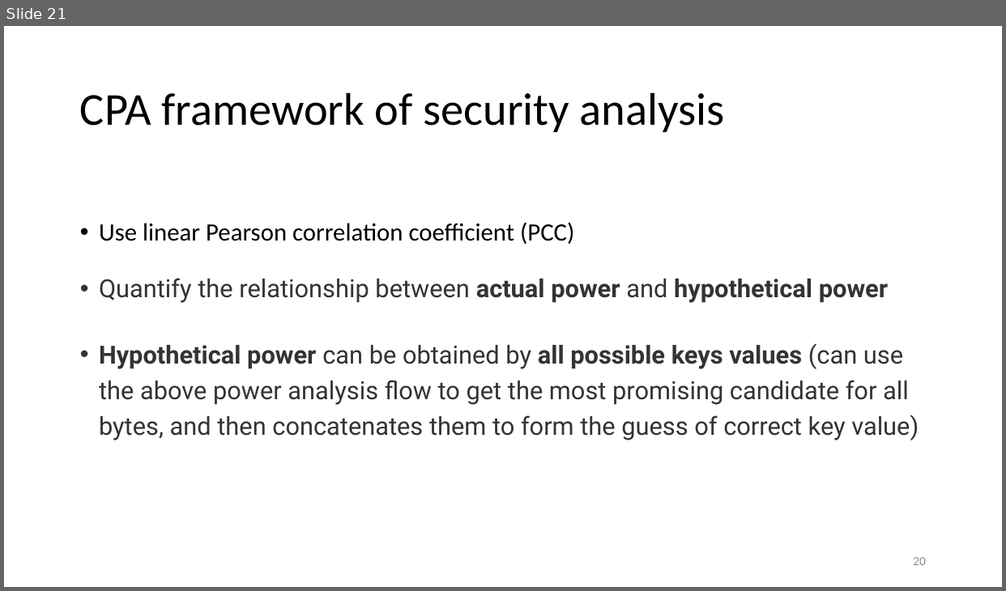
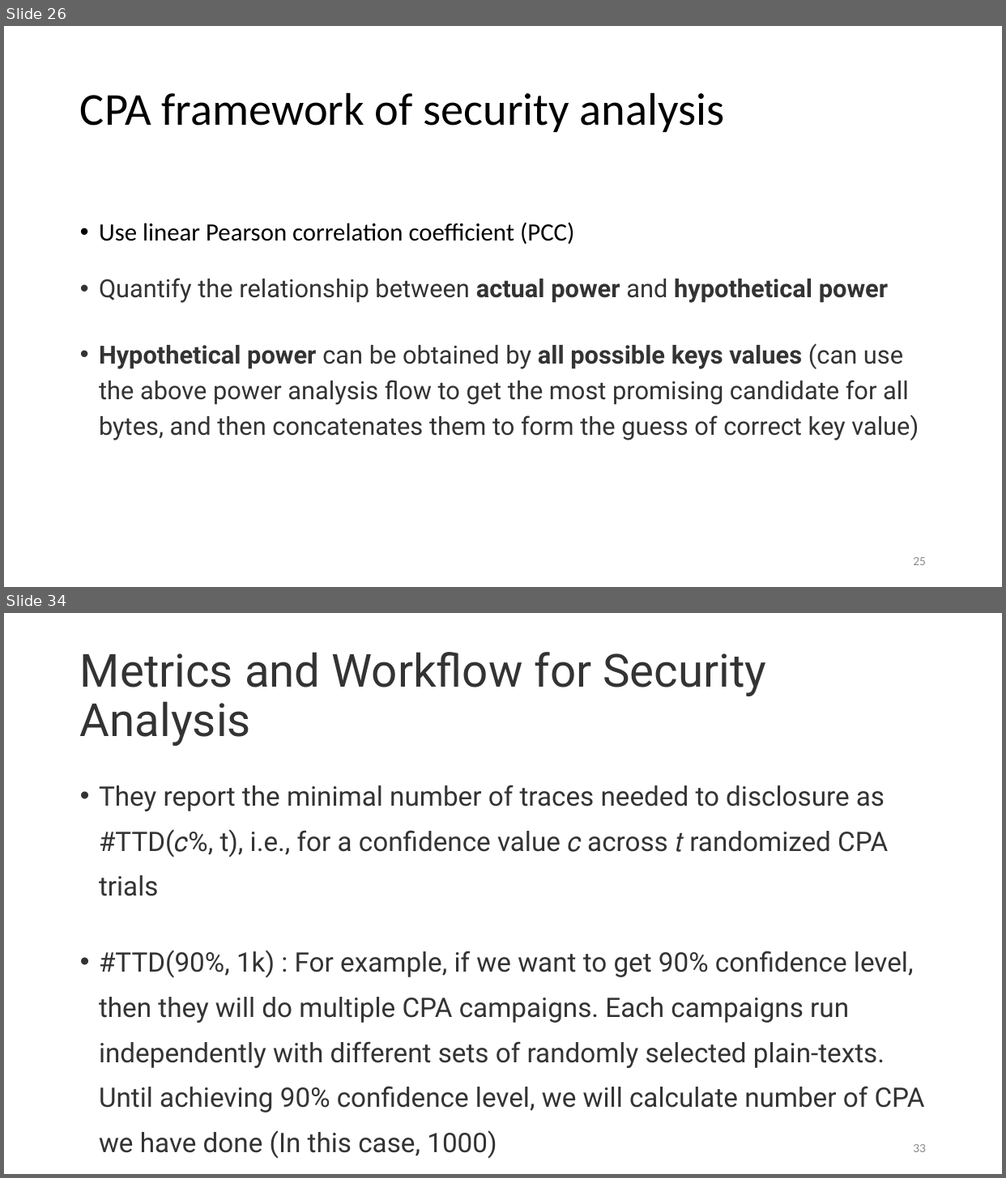
Before and after one commit to Pacific-Feng-Studuies/Studied-Papers, a slide deck: GM/X-Volt Joint Tuning of Driver Strengths and Supply Voltages/X-Volt Joint Tuning of Driver Strengths and Supply Voltages.pptx. Shown one above the other, each under a label of ours: slide 21 before the commit, slides 26 and 34 after it; the slides between them are not shown. The pictures are 1006x591 and 1006x1178 pixels, drawn with LibreOffice and Linux fonts; fonts in the diff are those of the drawing. Boxes give left, top, right and bottom in pixels: in the first picture for what was removed or moved away, otherwise in the second. Text is boxed around its words. In the diff, an @@ line names an element or a change of style, - is before the commit and + after.

```diff
--- a/GM/X-Volt Joint Tuning of Driver Strengths and Supply Voltages/X-Volt Joint Tuning of Driver Strengths and Supply Voltages.pptx
+++ b/GM/X-Volt Joint Tuning of Driver Strengths and Supply Voltages/X-Volt Joint Tuning of Driver Strengths and Supply Voltages.pptx
@@ slide 34 added at (4, 613, 1002, 1174), background #FFFFFF @@
@@ title added at (80, 652, 766, 746), 44 pt, text #333333 @@
+Metrics and Workflow for Security Analysis
@@ text added at (99, 785, 925, 1113), 25.9 pt, text #333333 @@
+• They report the minimal number of traces needed to disclosure as #TTD(𝑐%, t), i.e., for a confidence value 𝑐 across 𝑡 randomized CPA trials
+• #TTD(90%, 1k) : For example, if we want to get 90% confidence level, then they will do multiple CPA campaigns. Each campaigns run independently with different sets of randomly selected plain-texts. Until achieving 90% confidence level, we will calculate number of CPA we have done (In this case, 1000)
@@ page number added at (913, 1144, 926, 1152), 12 pt, text #8C8C8C @@
+33
@@ what was slide 21 is now slide 26 @@
@@ page number at (913, 557, 926, 565): text changed @@
-20
+25
```
Also in this commit, not shown: 5 slides changed, 32 other slides added.
